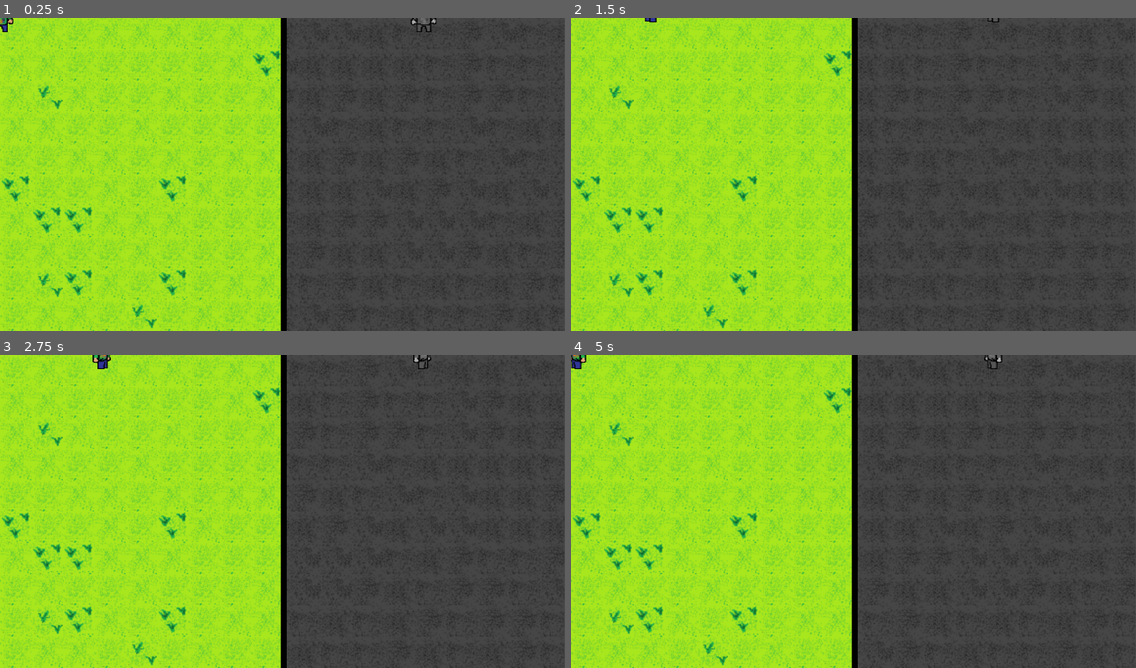
Above: before the commit, frames 1-4 (two rows, left to right).
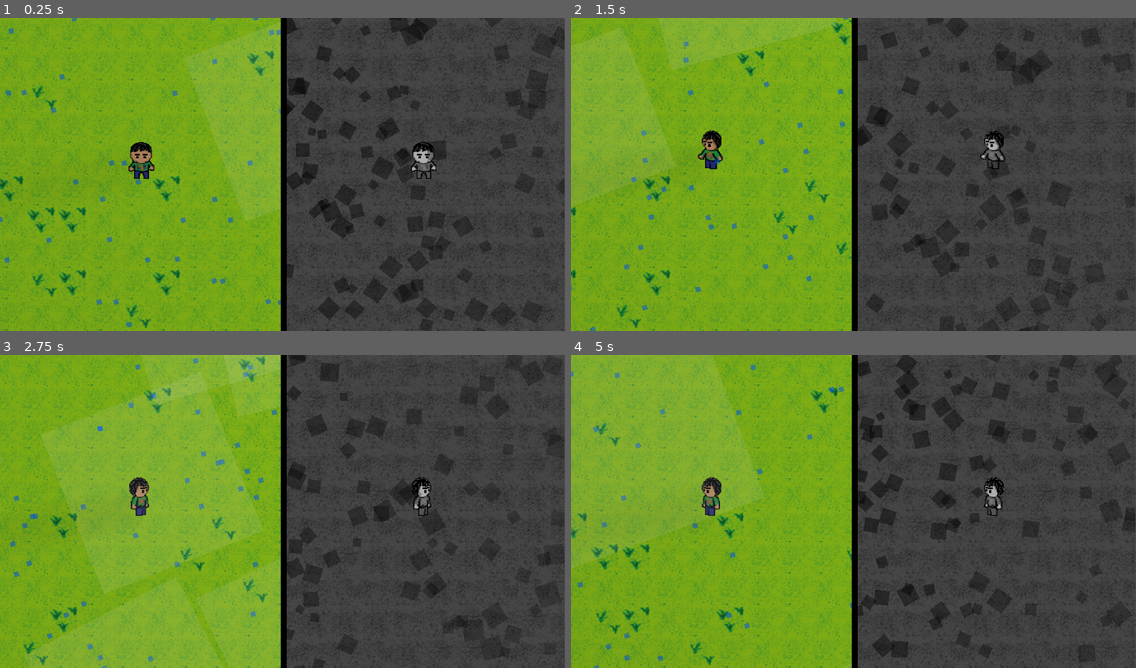
Above: after the commit, the same moments.

Repository: userbooi/CounterSpellGame
Game: Godot game, scene res://scenes/main.tscn
Same seed, same stepped clock (60 frames per second), same inputs: the game is played once before the commit and once after it.
Inputs:
- Up to frame 1 (0.25 s): no input
- Up to frame 2 (1.5 s): hold D (right) 0.53-1.28 s; tap S (bottom) at 0.6 s; tap W (top) at 0.8, 1.35 s; hold A (left) from 1.28 s (still down)
- Up to frame 3 (2.75 s): tap S (bottom) at 1.55, 2.1 s; release A (left) at 2.03 s; hold D (right) from 2.03 s (still down); tap W (top) at 2.3 s
- Up to frame 4 (5 s): tap W (top) at 2.85, 3.8, 4.35 s; tap S (bottom) at 3.05, 3.6, 4.55 s; release D (right) at 3.53 s; hold A (left) from 3.53 s (still down)

The runs differ from the first frame. In frame 1, 54% of the frame differs, in the area x 0-100%, y 0-100%; in frame 2, 52%; in frame 3, 52%; in frame 4, 53%.

Commit message:
Added particles

Diff:
--- a/project.godot
+++ b/project.godot
@@ -19,10 +19,11 @@
 
 window/size/viewport_height=640
 window/size/resizable=false
-window/size/window_width_override=1152
-window/size/window_height_override=640
+window/size/window_width_override=2303
+window/size/window_height_override=1280
 window/stretch/mode="viewport"
-window/stretch/aspect="expand"
+window/stretch/aspect="keep_height"
+window/stretch/scale_mode="integer"
 window/vsync/vsync_mode=2
 
 [input]
--- /dev/null
+++ b/scenes/Ash.tscn
@@ -0,0 +1,32 @@
+[gd_scene load_steps=3 format=3 uid="uid://l0xd6xuykcpi"]
+
+[sub_resource type="Curve" id="Curve_f4qls"]
+_data = [Vector2(0.111732, 0.641805), 0.0, 0.0, 0, 0, Vector2(0.854749, 1), 0.0, 0.0, 0, 0]
+point_count = 2
+
+[sub_resource type="Gradient" id="Gradient_2f20x"]
+offsets = PackedFloat32Array(0, 0.0366667, 0.723333, 0.983333)
+colors = PackedColorArray(0, 0, 0, 1, 0, 0, 0, 0.639216, 0, 0, 0, 0.113725, 0.533037, 0.533037, 0.533037, 1)
+
+[node name="Node2D" type="Node2D"]
+rotation = -1.37706
+
+[node name="CPUParticles2D" type="CPUParticles2D" parent="."]
+position = Vector2(-65.7954, -80.8454)
+amount = 1000
+lifetime = 6.0
+preprocess = 7.6
+speed_scale = 0.5
+randomness = 1.0
+emission_shape = 3
+emission_rect_extents = Vector2(500, 1)
+gravity = Vector2(75, 25)
+angular_velocity_min = -50.0
+angle_min = -52.0
+angle_max = 247.3
+scale_amount_min = 10.0
+scale_amount_max = 25.0
+scale_amount_curve = SubResource("Curve_f4qls")
+color_ramp = SubResource("Gradient_2f20x")
+hue_variation_min = -1.0
+hue_variation_max = 1.0
--- /dev/null
+++ b/scenes/Rain.tscn
@@ -0,0 +1,43 @@
+[gd_scene format=3 uid="uid://c1nj4rphqreki"]
+
+[node name="Node2D" type="Node2D"]
+light_mask = 2
+visibility_layer = 2
+position = Vector2(-4, 546)
+
+[node name="CPUParticles2D3" type="CPUParticles2D" parent="."]
+position = Vector2(580, -759)
+amount = 1000
+lifetime = 5.0
+preprocess = 10.0
+speed_scale = 1.2
+emission_shape = 3
+emission_rect_extents = Vector2(600, 1)
+gravity = Vector2(0, 250)
+angular_velocity_min = 10.0
+angular_velocity_max = 10.0
+linear_accel_min = 50.0
+linear_accel_max = 50.0
+angle_min = 90.0
+angle_max = 90.0
+scale_amount_min = 5.0
+scale_amount_max = 5.0
+color = Color(0, 0.317647, 0.819608, 0.541176)
+
+[node name="CPUParticles2D5" type="CPUParticles2D" parent="."]
+position = Vector2(579, -769)
+amount = 25
+lifetime = 5.0
+preprocess = 10.0
+emission_shape = 3
+emission_rect_extents = Vector2(600, 1)
+gravity = Vector2(0, 100)
+angular_velocity_min = 10.0
+angular_velocity_max = 10.0
+linear_accel_min = 50.0
+linear_accel_max = 50.0
+angle_min = 90.0
+angle_max = 90.0
+scale_amount_min = 100.0
+scale_amount_max = 250.0
+color = Color(0.819608, 0.835294, 0.835294, 0.109804)
--- a/scenes/main.tscn
+++ b/scenes/main.tscn
@@ -24,6 +24,8 @@
 [node name="PhysicalWorld" parent="SubViewportContainer/SubViewport" instance=ExtResource("2_1xkq7")]
 
 [node name="player2" parent="SubViewportContainer/SubViewport" instance=ExtResource("6_iyd0d")]
+z_index = 2
+position = Vector2(150, 150)
 scale = Vector2(0.5, 0.5)
 
 [node name="SubViewportContainer2" type="SubViewportContainer" parent="."]
@@ -40,8 +42,9 @@
 [node name="MentalWorld" parent="SubViewportContainer2/SubViewport" instance=ExtResource("5_2f7qd")]
 
 [node name="player2" parent="SubViewportContainer2/SubViewport" instance=ExtResource("6_iyd0d")]
+z_index = 4
 use_parent_material = true
-position = Vector2(576, 0)
+position = Vector2(150, 150)
 scale = Vector2(0.5, 0.5)
 
 [node name="Control" type="Control" parent="."]
--- a/scenes/mental_world.tscn
+++ b/scenes/mental_world.tscn
@@ -1,11 +1,12 @@
-[gd_scene load_steps=5 format=4 uid="uid://dfu41ig71mvww"]
+[gd_scene load_steps=6 format=4 uid="uid://dfu41ig71mvww"]
 
 [ext_resource type="TileSet" uid="uid://dpq8q0df630wj" path="res://Assets/map/mapTileSheet.tres" id="1_dis0f"]
 [ext_resource type="Texture2D" uid="uid://ba0i5065picfp" path="res://Assets/Spikes.png" id="1_pws1s"]
+[ext_resource type="PackedScene" uid="uid://l0xd6xuykcpi" path="res://scenes/Ash.tscn" id="3_j7j4c"]
 
 [sub_resource type="TileSetAtlasSource" id="TileSetAtlasSource_kerdl"]
 texture = ExtResource("1_pws1s")
-texture_region_size = Vector2i(32, 32)
+texture_region_size = Vector2i(1, 1)
 0:0/0 = 0
 
 [sub_resource type="TileSet" id="TileSet_gfpoy"]
@@ -22,9 +23,18 @@
 
 [node name="Spikes" type="Area2D" parent="Level 1"]
 
-[node name="TileMapLayer" type="TileMapLayer" parent="Level 1/Spikes"]
+[node name="Background" type="TileMapLayer" parent="Level 1/Spikes"]
 tile_map_data = PackedByteArray("AAAMABEAAAAAAAAAAAANABEAAAAAAAAAAAAOABEAAAAAAAAAAAAPABEAAAAAAAAAAAAQABEAAAAAAAAAAAARABEAAAAAAAAAAAASABEAAAAAAAAAAAATABEAAAAAAAAAAAA=")
 tile_set = SubResource("TileSet_gfpoy")
 
 [node name="CollisionPolygon2D" type="CollisionPolygon2D" parent="Level 1/Spikes"]
 polygon = PackedVector2Array(386, 572, 393, 552, 404, 545, 634, 546, 642, 560, 631, 573)
+
+[node name="Node2D" parent="." instance=ExtResource("3_j7j4c")]
+z_index = 5
+position = Vector2(-8, 87)
+
+[node name="StaticBody2D" type="StaticBody2D" parent="."]
+
+[node name="CollisionPolygon2D" type="CollisionPolygon2D" parent="StaticBody2D"]
+polygon = PackedVector2Array(1152, 0, 1155, 638, -1, 647, -1, -1, 1152, 0, 1620, -70, -172, -105, -186, 899, 1927, 839, 1636, -57)
--- a/scenes/physical_world.tscn
+++ b/scenes/physical_world.tscn
@@ -1,11 +1,39 @@
-[gd_scene load_steps=2 format=4 uid="uid://cvv67wnbx5x25"]
+[gd_scene load_steps=4 format=4 uid="uid://cvv67wnbx5x25"]
 
 [ext_resource type="TileSet" uid="uid://dpq8q0df630wj" path="res://Assets/map/mapTileSheet.tres" id="1_lbrug"]
+[ext_resource type="PackedScene" uid="uid://c1nj4rphqreki" path="res://scenes/Rain.tscn" id="2_5vm8q"]
+[ext_resource type="Texture2D" uid="uid://bheno14wugw2d" path="res://Shaders/Lightmask.webp" id="3_4v500"]
 
 [node name="PhysicalWorld" type="Node2D"]
 
 [node name="Level 1" type="Node2D" parent="."]
 
-[node name="TileMapLayer" type="TileMapLayer" parent="Level 1"]
+[node name="Grass" type="TileMapLayer" parent="Level 1"]
 tile_map_data = PackedByteArray("AAAAAAAAAAAAAAAAAAAAAAEAAAABAAAAAAAAAAIAAAABAAAAAAAAAAMAAAABAAAAAAAAAAQAAAAAAAAAAAAAAA …(11440 unchanged characters)…
 tile_set = ExtResource("1_lbrug")
+
+[node name="Trees" type="TileMapLayer" parent="Level 1"]
+
+[node name="StaticBody2D" type="StaticBody2D" parent="."]
+
+[node name="CollisionPolygon2D" type="CollisionPolygon2D" parent="StaticBody2D"]
+polygon = PackedVector2Array(1152, 0, 1155, 638, -1, 647, -1, -1, 1152, 0, 1620, -70, -172, -105, -186, 899, 1927, 839, 1636, -57)
+
+[node name="Node2D" parent="." instance=ExtResource("2_5vm8q")]
+z_index = 5
+
+[node name="ColorRect" type="ColorRect" parent="."]
+z_index = 3
+offset_left = -418.0
+offset_top = -282.0
+offset_right = 2192.0
+offset_bottom = 1073.0
+color = Color(0, 0, 0, 0.301961)
+
+[node name="PointLight2D" type="PointLight2D" parent="."]
+position = Vector2(1250, -35)
+scale = Vector2(12.8284, 7.73657)
+energy = 0.2
+shadow_enabled = true
+shadow_filter = 2
+texture = ExtResource("3_4v500")
--- a/scenes/player_2.tscn
+++ b/scenes/player_2.tscn
@@ -176,6 +176,9 @@
 [sub_resource type="RectangleShape2D" id="RectangleShape2D_liwyk"]
 size = Vector2(52, 79)
 
+[sub_resource type="OccluderPolygon2D" id="OccluderPolygon2D_4n630"]
+polygon = PackedVector2Array(-15, -8, -24, 3, -26, 10, -22, 13, -15, 11, -14, 28, -5, 28, -1, 18, 4, 18, 6, 27, 12, 28, 5, 30, 1, 24, -5, 32, -17, 33, -18, 19, -29, 10, -23, -6)
+
 [node name="player2" type="CharacterBody2D"]
 script = ExtResource("1_d01co")
 metadata/_edit_group_ = true
@@ -195,3 +198,6 @@
 [node name="CollisionShape2D" type="CollisionShape2D" parent="."]
 position = Vector2(-3, -10.5)
 shape = SubResource("RectangleShape2D_liwyk")
+
+[node name="LightOccluder2D" type="LightOccluder2D" parent="."]
+occluder = SubResource("OccluderPolygon2D_4n630")
--- a/scripts/player_2.gd
+++ b/scripts/player_2.gd
@@ -6,7 +6,7 @@
 var facing = "s"
 
 func _process(delta: float) -> void:
-	print(facing)
+	# print(facing)
 	if velocity == Vector2.ZERO:
 		if facing == "s":
 			$AnimatedSprite2D.play("playerIdleS")
Binary file added: Shaders/Lightmask.webp
Not shown, added: Shaders/Lightmask.webp.import
Not shown: 1 places in scenes/player_2.tscn that only renumber resources
